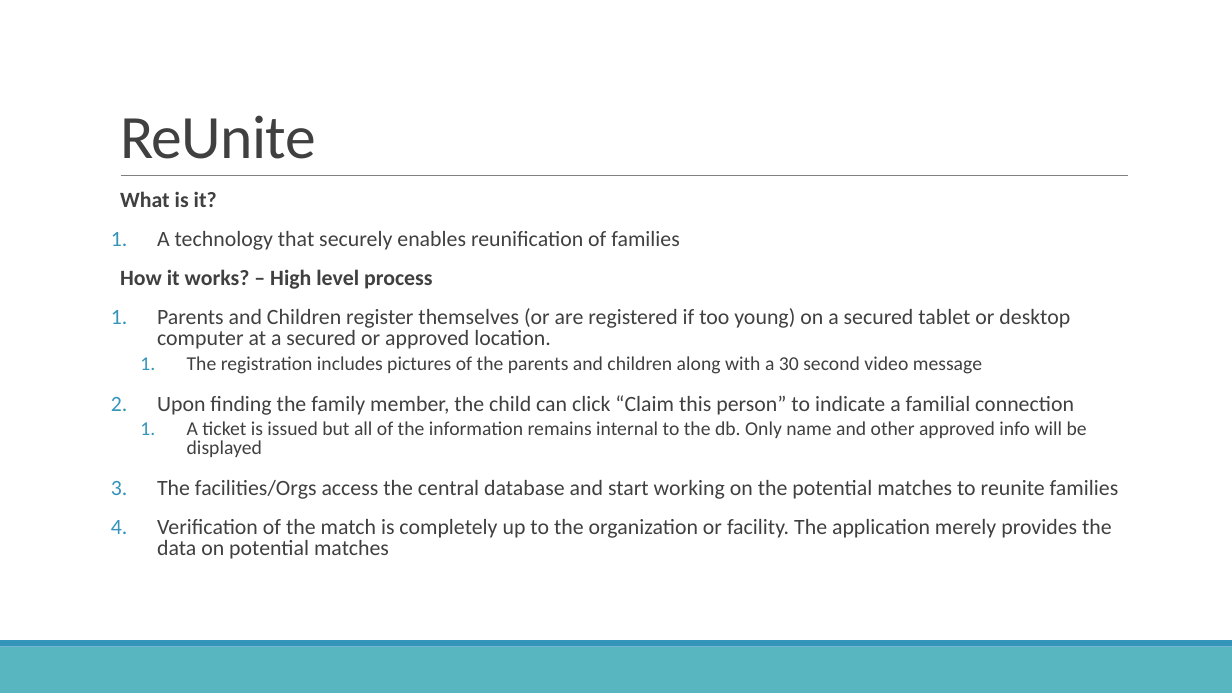
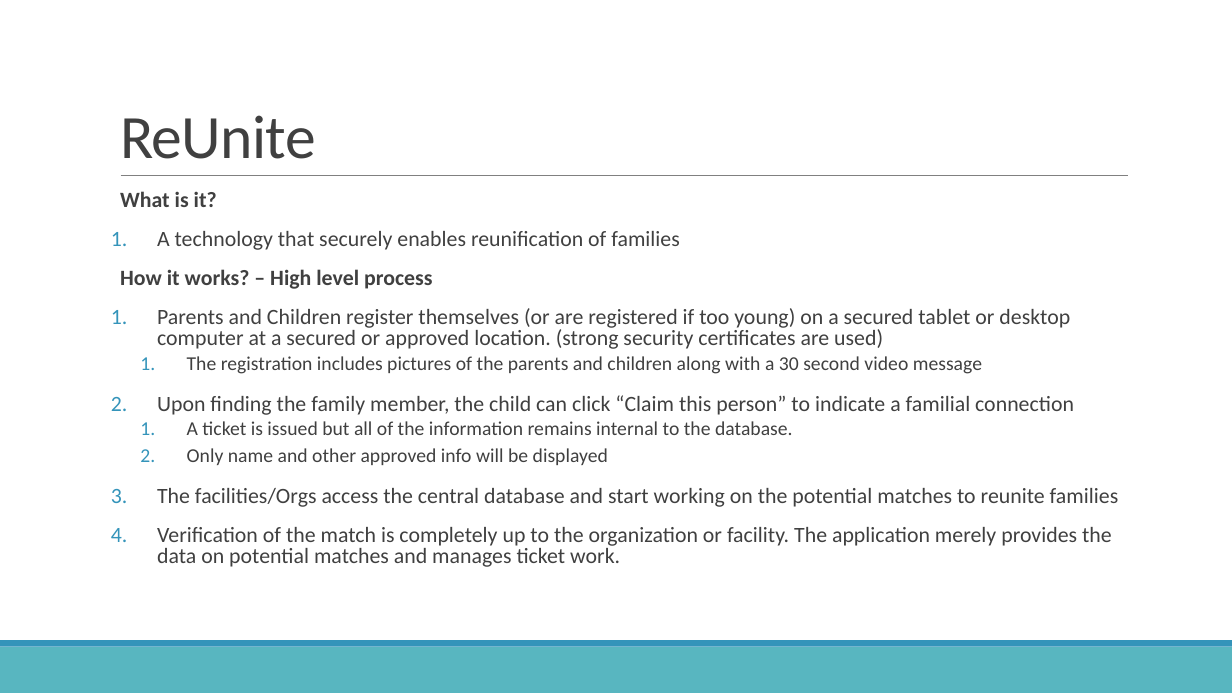
Before and after one commit to weirdaze/reunite, a slide deck: slide 5 of ReUnite Overview.pptx (slide 3 before the commit). Drawn at 1232x693 pixels with LibreOffice and Linux fonts; fonts in the diff are those of the drawing; background and template pictures are left out. Boxes give left, top, right and bottom in pixels: in the first picture for what was removed or moved away, otherwise in the second. Text is boxed around its words. In the diff, an @@ line names an element or a change of style, - is before the commit and + after.

```diff
--- a/ReUnite Overview.pptx
+++ b/ReUnite Overview.pptx
@@ text at bbox=[157, 308, 1070, 349]: text changed @@
-1. Parents and Children register themselves (or are registered if too young) on a secured tablet or desktop computer at a secured or approved location.
+1. Parents and Children register themselves (or are registered if too young) on a secured tablet or desktop computer at a secured or approved location. (strong security certificates are used)
@@ text at bbox=[187, 421, 793, 465]: text changed @@
-  1. A ticket is issued but all of the information remains internal to the db. Only name and other approved info will be displayed
+  1. A ticket is issued but all of the information remains internal to the database.
+  2. Only name and other approved info will be displayed
@@ text at bbox=[157, 527, 1112, 567]: text changed @@
-4. Verification of the match is completely up to the organization or facility. The application merely provides the data on potential matches
+4. Verification of the match is completely up to the organization or facility. The application merely provides the data on potential matches and manages ticket work.
```
Also in this commit, not shown: 3 other slides changed, 3 slides added, 1 other file.
